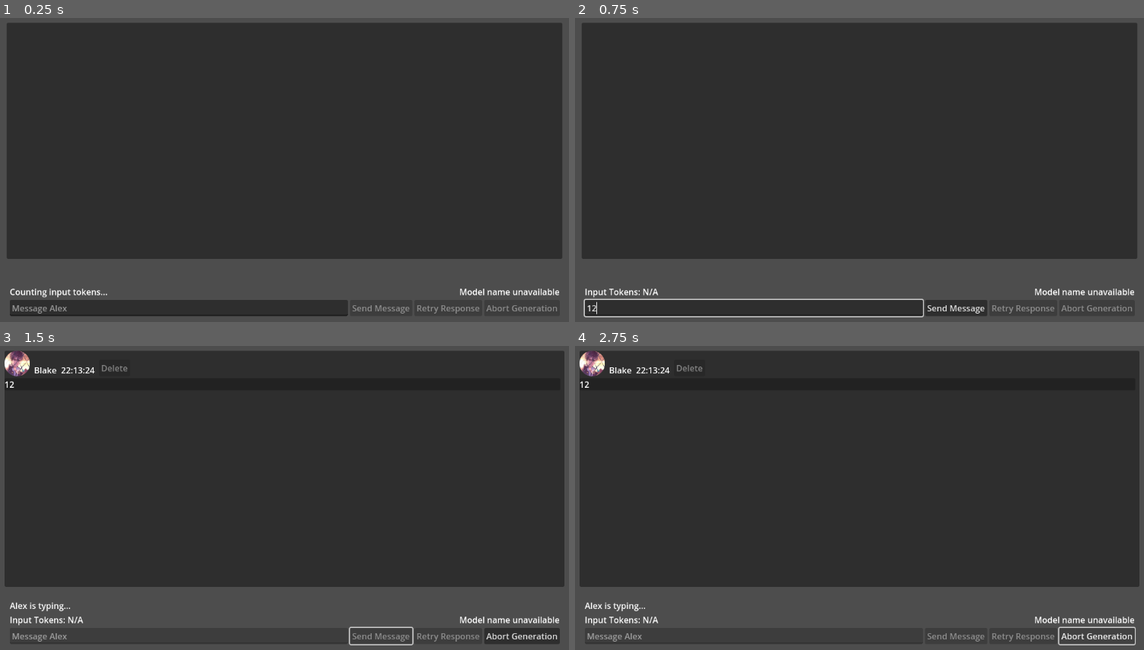
Above: before the commit, frames 1-4 (two rows, left to right).
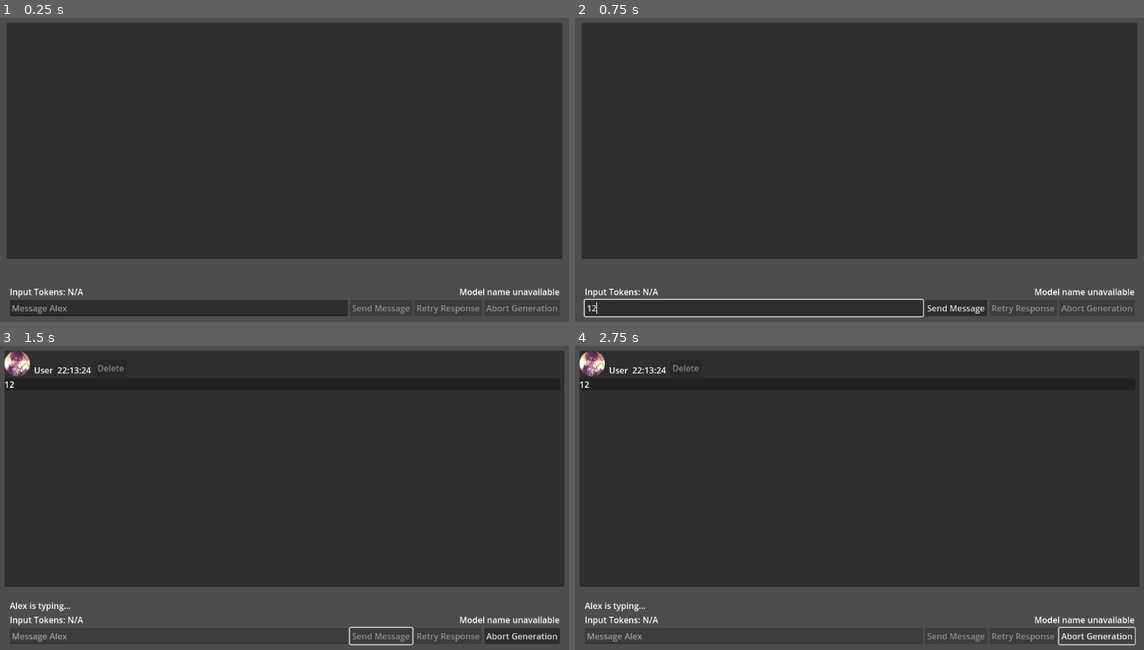
Above: after the commit, the same moments.

Repository: TheSiriusSystem/KoboldAI-Frontend
Game: Godot game, scene res://scenes/application.tscn
The game is run twice, just before and just after one commit, with the same random seed, the same clock (stepped at 60 frames per second) and the same inputs.
Inputs (mouse positions are in pixels of both pictures, inside the frame that each line leads up to):
- Up to frame 1 (0.25 s): no input
- Up to frame 2 (0.75 s): click (751, 306) at 0.52 s; type "12" at 0.6 s
- Up to frame 3 (1.5 s): click "Send Message" at 1.25 s
- Up to frame 4 (2.75 s): click "Abort Generation" at 2 s

The runs differ from the first frame. In frame 1, 0.2% of the frame differs, in the area x 1-19%, y 89-92%; in frame 2, nothing differs; in frame 3, 0.2%; in frame 4, 0.2%.

Commit message:
Update application.gd

Diff:
--- a/scripts/application.gd
+++ b/scripts/application.gd
@@ -2,7 +2,7 @@
 
 
 const AI_NAME: String = "Alex"
-const AI_CONTEXT_SIZE: int = 8192
+const AI_CONTEXT_SIZE: int = 1024
 const AI_MAX_OUTPUT: int = 320
 const AI_GENKEY: String = "KCPP2342"
 const TYPING_STATUS_TEXT: String = "%s is typing..."
@@ -39,10 +39,9 @@
 		_user_name = OS.get_environment("USERNAME")
 	elif OS.has_environment("USER"): # macOS, Linux
 		_user_name = OS.get_environment("USER")
-	_user_name = "Blake"
 
-	_on_message_edit_text_changed(message_edit.text)
 	message_edit.placeholder_text %= AI_NAME
+	message_edit.text_changed.emit(message_edit.text)
 
 
 func _send_request_to_ai() -> void:
@@ -89,6 +88,7 @@
 	for message_body: VBoxContainer in message_body_container.get_children():
 		message_body.queue_free()
 
+	# Populate the container.
 	for message_index: int in range(_messages.size()):
 		var message: Dictionary = _messages[message_index]
 
@@ -122,13 +122,13 @@
 func _on_message_edit_text_submitted(new_text: String) -> void:
 	if not _is_message_edit_empty():
 		message_edit.text = ""
-		_on_message_edit_text_changed(message_edit.text)
+		message_edit.text_changed.emit(message_edit.text)
 		_add_message(_user_name, new_text)
 		_send_request_to_ai()
 
 
 func _on_send_message_pressed() -> void:
-	_on_message_edit_text_submitted(message_edit.text)
+	message_edit.text_submitted.emit(message_edit.text)
 
 
 func _on_retry_response_pressed() -> void:
